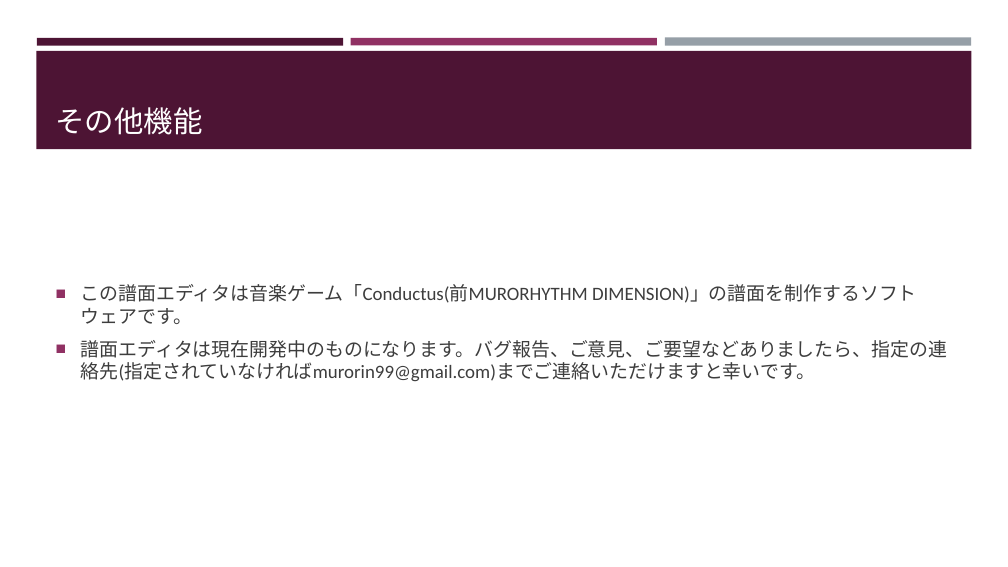
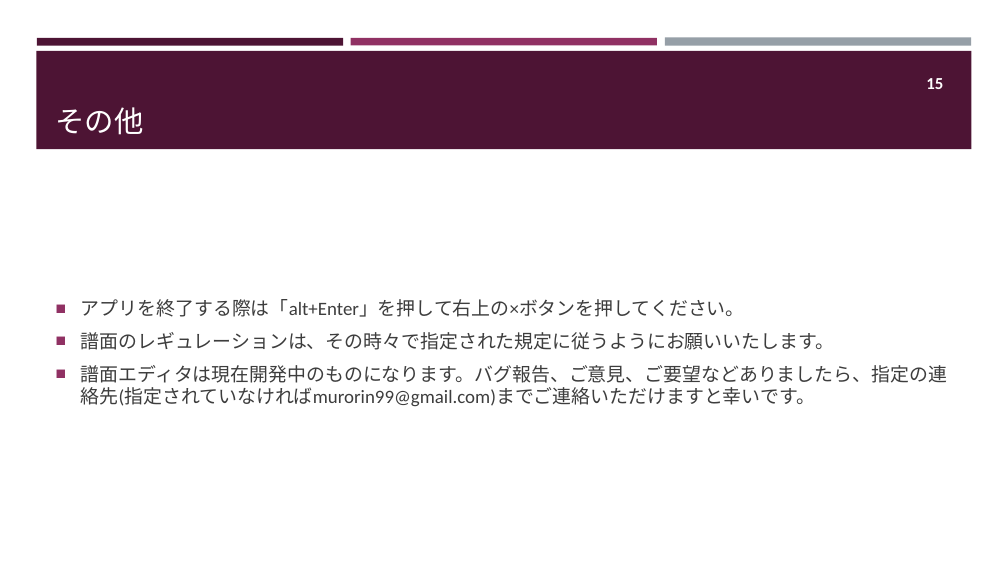
Before and after one commit to mumiroMurorin/MURORYTHM_DIMENTION, a slide deck: slide 16 of Assets/ChartEditor/Texture/Explanation/ChartEditor説明書.pptx (slide 15 before the commit). Drawn at 1008x567 pixels with LibreOffice and Linux fonts; fonts in the diff are those of the drawing. Boxes give left, top, right and bottom in pixels: in the first picture for what was removed or moved away, otherwise in the second. Text is boxed around its words. In the diff, an @@ line names an element or a change of style, - is before the commit and + after.

```diff
--- a/Assets/ChartEditor/Texture/Explanation/ChartEditor説明書.pptx
+++ b/Assets/ChartEditor/Texture/Explanation/ChartEditor説明書.pptx
@@ page number added at bbox=[926, 78, 943, 89], 16 pt, text #FFFFFF, bold @@
+15
@@ title at bbox=[56, 107, 144, 135]: text changed @@
-その他機能
+その他
@@ text "アプリを終了する際は「alt+Enter」を押して右上の×ボタンを押してください。": place and size @@
-text "アプリを終了する際は「alt+Enter」を押して右上の×ボタンを押してください。" at bbox=[81, 284, 947, 381]
+text "アプリを終了する際は「alt+Enter」を押して右上の×ボタンを押してください。" at bbox=[81, 299, 947, 406]
@@ text at bbox=[81, 299, 834, 350]: text changed @@
-■ この譜面エディタは音楽ゲーム「Conductus(前MURORHYTHM DIMENSION)」の譜面を制作するソフトウェアです。
+■ アプリを終了する際は「alt+Enter」を押して右上の×ボタンを押してください。
+■ 譜面のレギュレーションは、その時々で指定された規定に従うようにお願いいたします。
```
Also in this commit, not shown: 10 other slides changed, 4 slides added, 3 slides removed, 39 other files.
